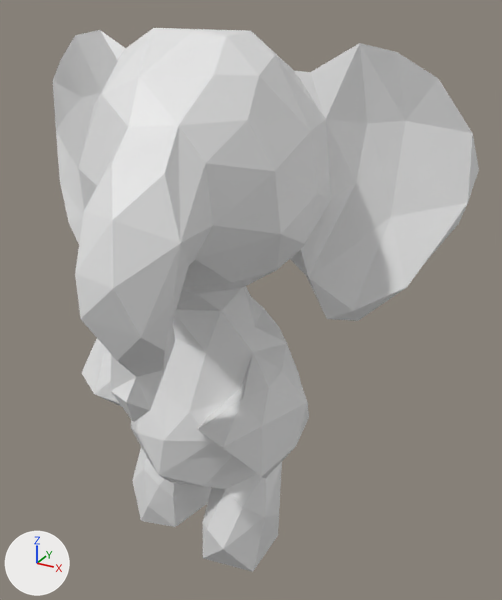
Before and after pictures for a commit that changed the OBJ model meshes/elephant/elephant00437.obj.
Before and after are seen from a 50 mm lens placed at (1.42, -1.69, 1.1), pointed at (0.31, 0.32, 0.1). Arrows for +X, +Y and +Z are at lower left; the lights stay in place. Where no turn or scale is listed for an object, it has been applied to the vertices.

Objects in the first picture: 'elephant00437'.
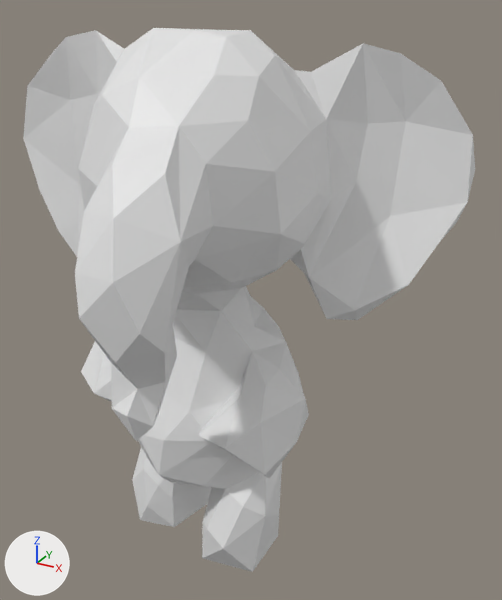
Boxes (x1, y1, x2, y2) around the edits, measured in the pictures (502 x 600 px; the box of a moved part takes in the faces that stretch with it):
'elephant00437', reshaped (6% wider)
    before: (53, 28, 479, 572)
    after: (23, 28, 475, 572)
part 1 of me_elephant00437, moved or reshaped
    before: (306, 43, 479, 321)
    after: (304, 43, 475, 320)
part 2 of me_elephant00437, moved or reshaped
    before: (53, 30, 125, 244)
    after: (23, 30, 124, 257)
part 3 of me_elephant00437, moved or reshaped
    before: (75, 220, 309, 478)
    after: (75, 218, 309, 479)

What changed in the scene script:
```text
Change me_elephant00437:
    used by ob_elephant00437; location = (0.0, 0.0, 0.0)
    remove me_elephant00437.from_pydata(...)  # 397 vertices, 790 faces; spans x -0.76..0.97, y -0.48..0.75, z -0.95..1.01
    add me_elephant00437.from_pydata(...)  # 397 vertices, 790 faces; spans x -0.78..0.95, y -0.48..0.8, z -0.95..1.01
    me_elephant00437 part 1: 49 of the vertices in x 0.44..0.97, y 0.49..0.75, z 0.0..0.95 are multiplied about their middle by the matrix ((0.986, -0.157, 0.026), (0.157, 0.987, 0.017), (-0.028, -0.013, 0.999)), then moved by (-0.01, 0.03, -0.01)
    me_elephant00437 part 2: 48 of 397 vertices moved; they spanned x -0.76..-0.23, y 0.32..0.59, z 0.03..0.98 and now span x -0.78..-0.23, y 0.31..0.5, z 0.02..0.98; mean shift (-0.01, -0.05, 0.0); largest move (-0.76, 0.55, 0.57) -> (-0.78, 0.38, 0.56)
    me_elephant00437 part 3: 41 of 397 vertices moved; they spanned x 0.14..0.6, y -0.48..0.27, z -0.49..0.44 and now span x 0.19..0.6, y -0.48..0.27, z -0.5..0.46; mean shift (0.02, -0.03, 0.0); largest move (0.23, -0.28, -0.1) -> (0.3, -0.35, -0.11)
```
